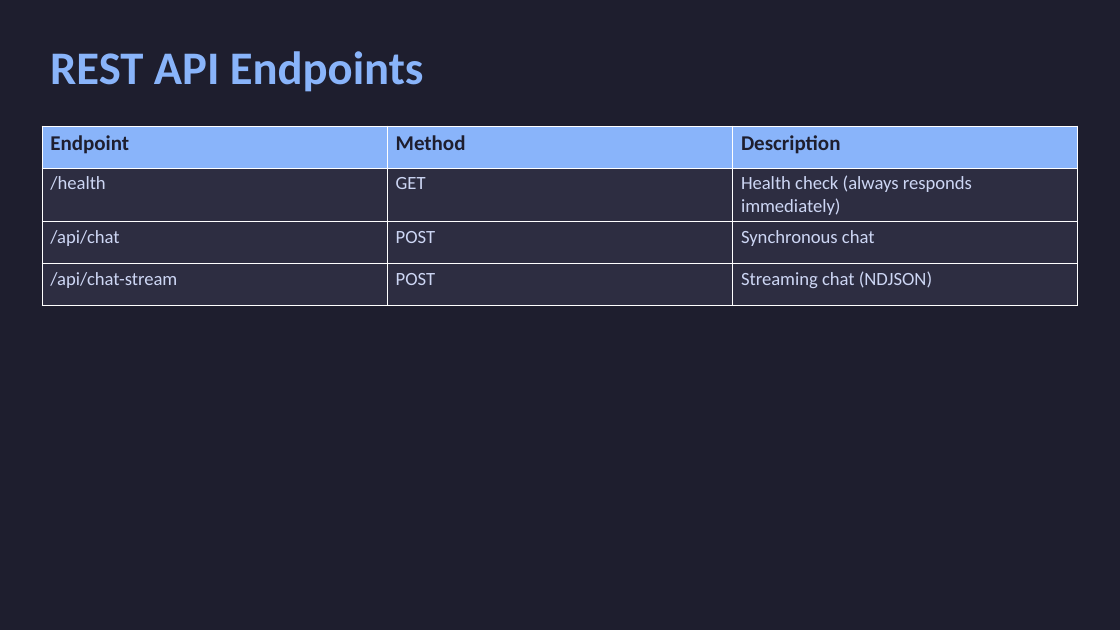
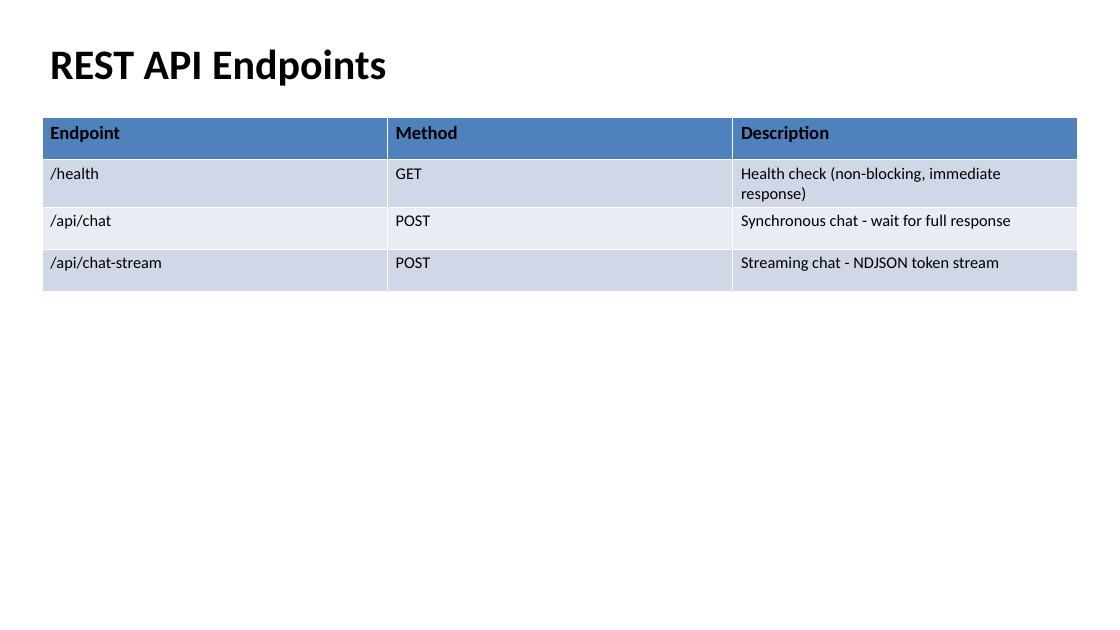
Before and after one commit to duplocloud/dcaf, a slide deck: slide 17 of docs/presentations/dcaf-core-presentation.pptx (slide 8 before the commit). Drawn at 1120x630 pixels with LibreOffice and Linux fonts; fonts in the diff are those of the drawing. Boxes give left, top, right and bottom in pixels: in the first picture for what was removed or moved away, otherwise in the second. Text is boxed around its words. In the diff, an @@ line names an element or a change of style, - is before the commit and + after.

```diff
--- a/docs/presentations/dcaf-core-presentation.pptx
+++ b/docs/presentations/dcaf-core-presentation.pptx
@@ rectangle removed at (x1=0, y1=0, x2=1120, y2=630) @@
@@ text "REST API Endpoints" at (x1=50, y1=49, x2=386, y2=86): size 40 to 36 pt, text colour #89B4FA to #000000 @@
@@ table at (x1=42, y1=118, x2=1078, y2=286) @@
-row 2, column 3: Health check (always responds immediately)
+row 2, column 3: Health check (non-blocking, immediate response)
-row 3, column 3: Synchronous chat
+row 3, column 3: Synchronous chat - wait for full response
-row 4, column 3: Streaming chat (NDJSON)
+row 4, column 3: Streaming chat - NDJSON token stream
@@ fill #89B4FA to #4F81BD in row 1 @@
@@ fill #2D2D41 to #D0D8E8 in 6 cells @@
@@ fill #2D2D41 to #E9EDF4 in row 3 @@
@@ size 18 to 16 pt, text colour #1E1E2E to #000000 in "Endpoint", "Method", "Description" @@
@@ size 16 to 14 pt, text colour #CDD6F4 to #000000 in "/health", "GET", "/api/chat", "POST" and 2 more places @@
@@ table moved from (x1=42, y1=126, x2=1078, y2=294) to (x1=42, y1=118, x2=1078, y2=286) @@
```
Also in this commit, not shown: 7 other slides changed, 33 slides added, 11 slides removed, 25 other files.
